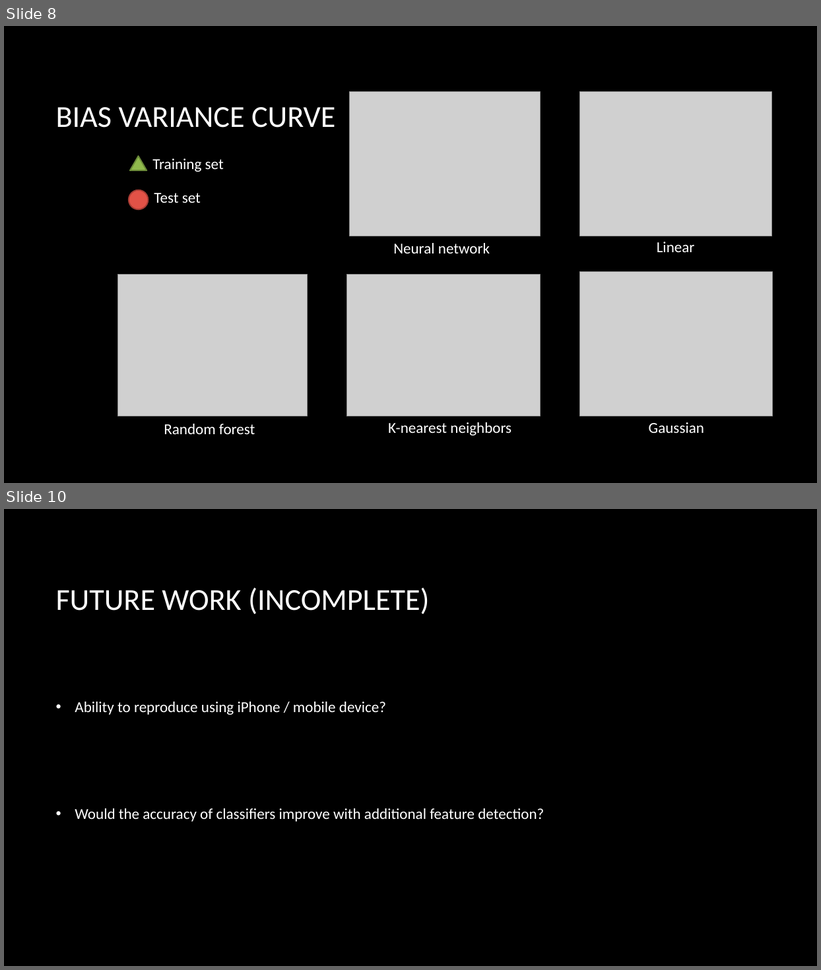
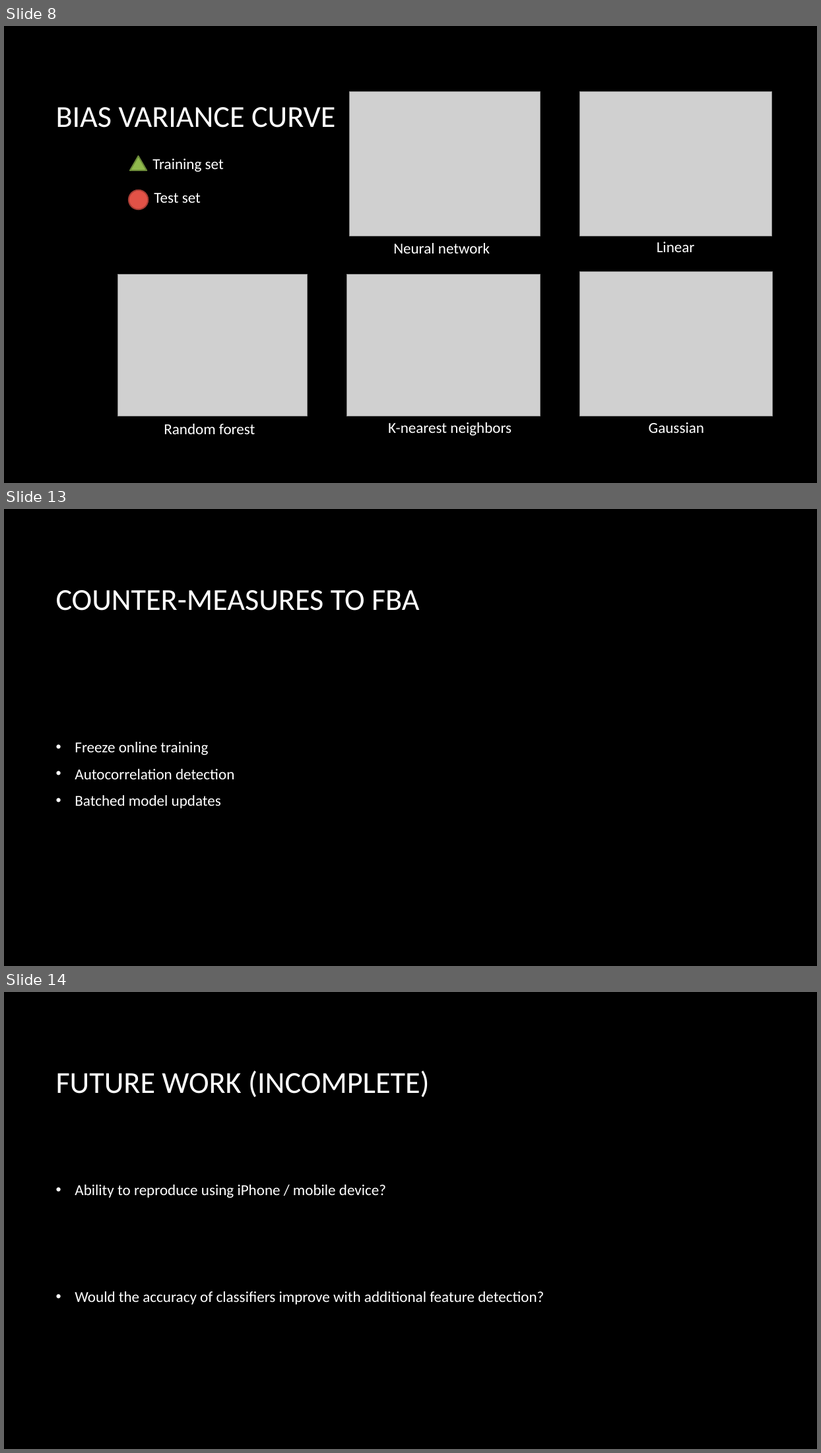
Before and after one commit to ychennay/CIS-700-Banknote-Authentication, a slide deck: CIS-700.pptx. Shown one above the other, each under a label of ours: slides 8 and 10 before the commit, slides 8, 13 and 14 after it; the slides between them are not shown. The pictures are 821x970 and 821x1453 pixels, drawn with LibreOffice and Linux fonts; fonts in the diff are those of the drawing; grey boxes stand for pictures; background and template pictures are left out. Boxes give left, top, right and bottom in pixels: in the first picture for what was removed or moved away, otherwise in the second. Text is boxed around its words. In the diff, an @@ line names an element or a change of style, - is before the commit and + after.

```diff
--- a/CIS-700.pptx
+++ b/CIS-700.pptx
@@ slide 13 added at (4, 509, 817, 966), background picture (left out) @@
@@ title added at (56, 590, 420, 611), 36 pt, text #FFFFFF @@
+COUNTER-MEASURES TO FBA
@@ text added at (75, 742, 234, 809), 18 pt, text #FFFFFF @@
+• Freeze online training
+• Autocorrelation detection
+• Batched model updates
@@ what was slide 10 is now slide 14 @@
```
Also in this commit, not shown: 1 slide changed, 3 other slides added.
